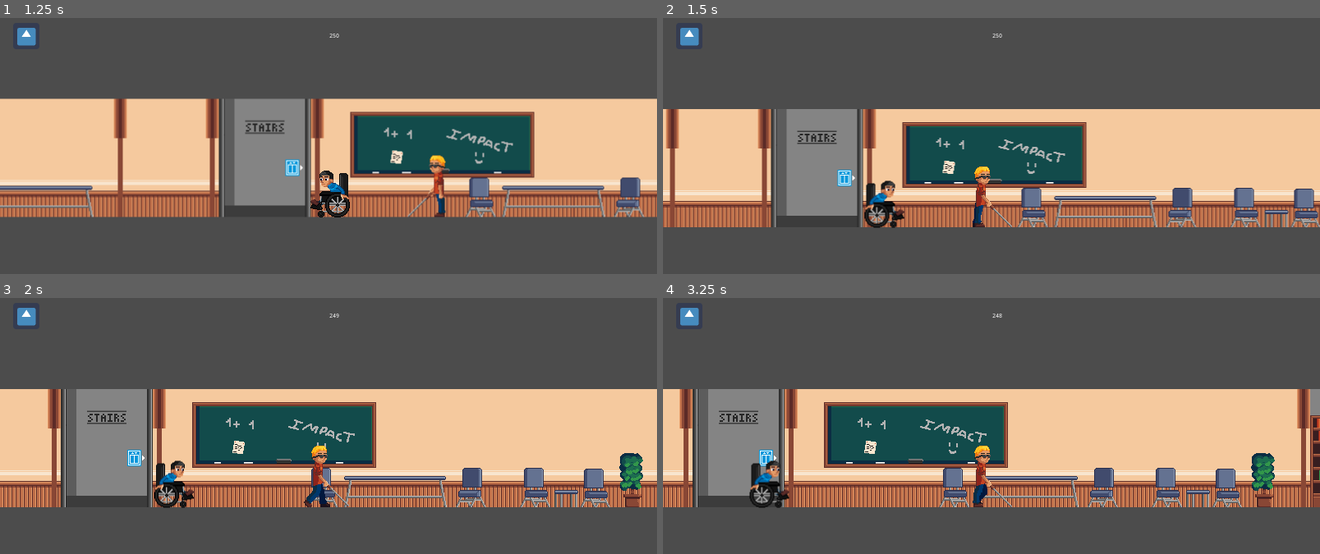
Above: before the commit, frames 1-4 (two rows, left to right).
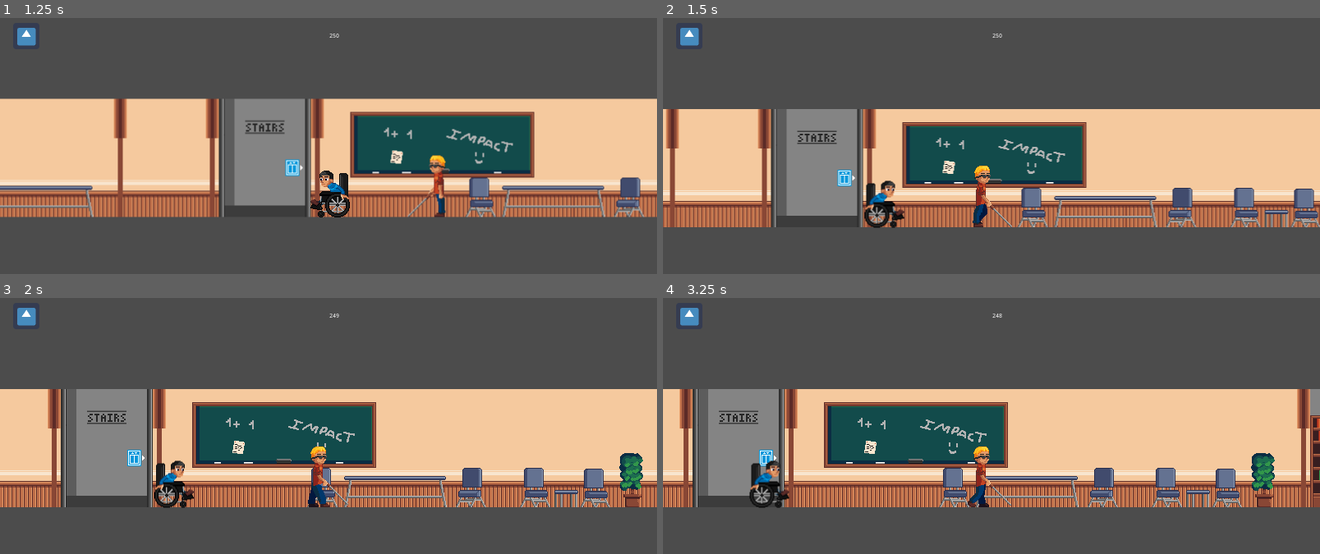
Above: after the commit, the same moments.

Repository: SuperZikoure/Impact_Jam
Game: Godot game, scene res://MainMenu.tscn
The game is run twice, just before and just after one commit, with the same random seed, the same clock (stepped at 60 frames per second) and the same inputs. The engine's default icon, where the game draws it, is replaced by a stand-in: a white triangle on a blue panel in a dark square.
Inputs:
- Up to frame 1 (1.25 s): click "Play" at 0.5 s
- Up to frame 2 (1.5 s): tap Enter at 1.25 s; hold Right (ui_right) from 1.28 s (still down); tap Tab (character_switch) at 1.35 s
- Up to frame 3 (2 s): keep holding Right (ui_right)
- Up to frame 4 (3.25 s): release Right (ui_right) at 2.03 s; hold Left (ui_left) 2.03-2.78 s; tap Tab (character_switch) at 2.1, 2.85 s; hold Right (ui_right) from 2.78 s (still down)

Frame 1 is identical in both runs. In frame 2, 0.2% of the frame differs, in the area x 47-50%, y 57-82%; in frame 3, 0.3%, in the area x 46-54%, y 57-82%; in frame 4, 0.3%.

Commit message:
All maps and objets added to the assets, corrected animation speeds

Diff:
--- a/Impact Jam/BlindDude.tscn
+++ b/Impact Jam/BlindDude.tscn
@@ -2,74 +2,74 @@
 
 [ext_resource path="res://Player.gd" type="Script" id=1]
 [ext_resource path="res://BlindDudeScript.gd" type="Script" id=2]
-[ext_resource path="res://assets/perso2_idle_right/perso2_idle_right0.png" type="Texture" id=3]
-[ext_resource path="res://assets/perso2_anim_right/perso2_anim_right0.png" type="Texture" id=4]
-[ext_resource path="res://assets/perso2_anim_right/perso2_anim_right1.png" type="Texture" id=5]
-[ext_resource path="res://assets/perso2_anim_right/perso2_anim_right2.png" type="Texture" id=6]
-[ext_resource path="res://assets/perso2_anim_right/perso2_anim_right3.png" type="Texture" id=7]
-[ext_resource path="res://assets/perso2_anim_right/perso2_anim_right4.png" type="Texture" id=8]
-[ext_resource path="res://assets/perso2_anim_right/perso2_anim_right5.png" type="Texture" id=9]
-[ext_resource path="res://assets/perso2_anim_right/perso2_anim_right6.png" type="Texture" id=10]
-[ext_resource path="res://assets/perso2_anim_right/perso2_anim_right7.png" type="Texture" id=11]
+[ext_resource path="res://assets/perso2_move_right/perso2_move_right0.png" type="Texture" id=3]
+[ext_resource path="res://assets/perso2_move_right/perso2_move_right1.png" type="Texture" id=4]
+[ext_resource path="res://assets/perso2_move_right/perso2_move_right2.png" type="Texture" id=5]
+[ext_resource path="res://assets/perso2_move_right/perso2_move_right3.png" type="Texture" id=6]
+[ext_resource path="res://assets/perso2_move_right/perso2_move_right4.png" type="Texture" id=7]
+[ext_resource path="res://assets/perso2_move_right/perso2_move_right5.png" type="Texture" id=8]
+[ext_resource path="res://assets/perso2_move_right/perso2_move_right6.png" type="Texture" id=9]
+[ext_resource path="res://assets/perso2_move_right/perso2_move_right7.png" type="Texture" id=10]
+[ext_resource path="res://assets/perso2_move_right/perso2_move_right8.png" type="Texture" id=11]
 [ext_resource path="res://assets/perso2_idle_left/perso2_idle_left0.png" type="Texture" id=12]
-[ext_resource path="res://assets/perso2_move_left/perso2_move_left0.png" type="Texture" id=13]
-[ext_resource path="res://assets/perso2_move_left/perso2_move_left1.png" type="Texture" id=14]
-[ext_resource path="res://assets/perso2_move_left/perso2_move_left2.png" type="Texture" id=15]
-[ext_resource path="res://assets/perso2_move_left/perso2_move_left3.png" type="Texture" id=16]
-[ext_resource path="res://assets/perso2_move_left/perso2_move_left4.png" type="Texture" id=17]
-[ext_resource path="res://assets/perso2_move_left/perso2_move_left5.png" type="Texture" id=18]
-[ext_resource path="res://assets/perso2_move_left/perso2_move_left6.png" type="Texture" id=19]
-[ext_resource path="res://assets/perso2_move_left/perso2_move_left7.png" type="Texture" id=20]
-[ext_resource path="res://assets/perso2_move_left/perso2_move_left8.png" type="Texture" id=21]
-[ext_resource path="res://assets/perso2_move_right/perso2_move_right0.png" type="Texture" id=22]
-[ext_resource path="res://assets/perso2_move_right/perso2_move_right1.png" type="Texture" id=23]
-[ext_resource path="res://assets/perso2_move_right/perso2_move_right2.png" type="Texture" id=24]
-[ext_resource path="res://assets/perso2_move_right/perso2_move_right3.png" type="Texture" id=25]
-[ext_resource path="res://assets/perso2_move_right/perso2_move_right4.png" type="Texture" id=26]
-[ext_resource path="res://assets/perso2_move_right/perso2_move_right5.png" type="Texture" id=27]
-[ext_resource path="res://assets/perso2_move_right/perso2_move_right6.png" type="Texture" id=28]
-[ext_resource path="res://assets/perso2_move_right/perso2_move_right7.png" type="Texture" id=29]
-[ext_resource path="res://assets/perso2_move_right/perso2_move_right8.png" type="Texture" id=30]
-[ext_resource path="res://assets/perso2_anim_left/perso2_anim_left0.png" type="Texture" id=31]
-[ext_resource path="res://assets/perso2_anim_left/perso2_anim_left1.png" type="Texture" id=32]
-[ext_resource path="res://assets/perso2_anim_left/perso2_anim_left2.png" type="Texture" id=33]
-[ext_resource path="res://assets/perso2_anim_left/perso2_anim_left3.png" type="Texture" id=34]
-[ext_resource path="res://assets/perso2_anim_left/perso2_anim_left4.png" type="Texture" id=35]
-[ext_resource path="res://assets/perso2_anim_left/perso2_anim_left5.png" type="Texture" id=36]
-[ext_resource path="res://assets/perso2_anim_left/perso2_anim_left6.png" type="Texture" id=37]
-[ext_resource path="res://assets/perso2_anim_left/perso2_anim_left7.png" type="Texture" id=38]
+[ext_resource path="res://assets/perso2_anim_left/perso2_anim_left0.png" type="Texture" id=13]
+[ext_resource path="res://assets/perso2_anim_left/perso2_anim_left1.png" type="Texture" id=14]
+[ext_resource path="res://assets/perso2_anim_left/perso2_anim_left2.png" type="Texture" id=15]
+[ext_resource path="res://assets/perso2_anim_left/perso2_anim_left3.png" type="Texture" id=16]
+[ext_resource path="res://assets/perso2_anim_left/perso2_anim_left4.png" type="Texture" id=17]
+[ext_resource path="res://assets/perso2_anim_left/perso2_anim_left5.png" type="Texture" id=18]
+[ext_resource path="res://assets/perso2_anim_left/perso2_anim_left6.png" type="Texture" id=19]
+[ext_resource path="res://assets/perso2_anim_left/perso2_anim_left7.png" type="Texture" id=20]
+[ext_resource path="res://assets/perso2_idle_right/perso2_idle_right0.png" type="Texture" id=21]
+[ext_resource path="res://assets/perso2_anim_right/perso2_anim_right0.png" type="Texture" id=22]
+[ext_resource path="res://assets/perso2_anim_right/perso2_anim_right1.png" type="Texture" id=23]
+[ext_resource path="res://assets/perso2_anim_right/perso2_anim_right2.png" type="Texture" id=24]
+[ext_resource path="res://assets/perso2_anim_right/perso2_anim_right3.png" type="Texture" id=25]
+[ext_resource path="res://assets/perso2_anim_right/perso2_anim_right4.png" type="Texture" id=26]
+[ext_resource path="res://assets/perso2_anim_right/perso2_anim_right5.png" type="Texture" id=27]
+[ext_resource path="res://assets/perso2_anim_right/perso2_anim_right6.png" type="Texture" id=28]
+[ext_resource path="res://assets/perso2_anim_right/perso2_anim_right7.png" type="Texture" id=29]
+[ext_resource path="res://assets/perso2_move_left/perso2_move_left0.png" type="Texture" id=30]
+[ext_resource path="res://assets/perso2_move_left/perso2_move_left1.png" type="Texture" id=31]
+[ext_resource path="res://assets/perso2_move_left/perso2_move_left2.png" type="Texture" id=32]
+[ext_resource path="res://assets/perso2_move_left/perso2_move_left3.png" type="Texture" id=33]
+[ext_resource path="res://assets/perso2_move_left/perso2_move_left4.png" type="Texture" id=34]
+[ext_resource path="res://assets/perso2_move_left/perso2_move_left5.png" type="Texture" id=35]
+[ext_resource path="res://assets/perso2_move_left/perso2_move_left6.png" type="Texture" id=36]
+[ext_resource path="res://assets/perso2_move_left/perso2_move_left7.png" type="Texture" id=37]
+[ext_resource path="res://assets/perso2_move_left/perso2_move_left8.png" type="Texture" id=38]
 
 [sub_resource type="SpriteFrames" id=1]
 animations = [ {
-"frames": [ ExtResource( 3 ) ],
+"frames": [ ExtResource( 3 ), ExtResource( 4 ), ExtResource( 5 ), ExtResource( 6 ), ExtResource( 7 ), ExtResource( 8 ), ExtResource( 9 ), ExtResource( 10 ), ExtResource( 11 ) ],
 "loop": true,
-"name": "idle_right",
-"speed": 5.0
-}, {
-"frames": [ ExtResource( 4 ), ExtResource( 5 ), ExtResource( 6 ), ExtResource( 7 ), ExtResource( 8 ), ExtResource( 9 ), ExtResource( 10 ), ExtResource( 11 ) ],
-"loop": true,
-"name": "anim_right",
-"speed": 5.0
+"name": "move_right",
+"speed": 12.0
 }, {
 "frames": [ ExtResource( 12 ) ],
 "loop": true,
 "name": "idle_left",
 "speed": 5.0
 }, {
-"frames": [ ExtResource( 13 ), ExtResource( 14 ), ExtResource( 15 ), ExtResource( 16 ), ExtResource( 17 ), ExtResource( 18 ), ExtResource( 19 ), ExtResource( 20 ), ExtResource( 21 ) ],
-"loop": true,
-"name": "move_left",
-"speed": 5.0
-}, {
-"frames": [ ExtResource( 22 ), ExtResource( 23 ), ExtResource( 24 ), ExtResource( 25 ), ExtResource( 26 ), ExtResource( 27 ), ExtResource( 28 ), ExtResource( 29 ), ExtResource( 30 ) ],
-"loop": true,
-"name": "move_right",
-"speed": 5.0
-}, {
-"frames": [ ExtResource( 31 ), ExtResource( 32 ), ExtResource( 33 ), ExtResource( 34 ), ExtResource( 35 ), ExtResource( 36 ), ExtResource( 37 ), ExtResource( 38 ) ],
+"frames": [ ExtResource( 13 ), ExtResource( 14 ), ExtResource( 15 ), ExtResource( 16 ), ExtResource( 17 ), ExtResource( 18 ), ExtResource( 19 ), ExtResource( 20 ) ],
 "loop": true,
 "name": "anim_left",
 "speed": 5.0
+}, {
+"frames": [ ExtResource( 21 ) ],
+"loop": true,
+"name": "idle_right",
+"speed": 5.0
+}, {
+"frames": [ ExtResource( 22 ), ExtResource( 23 ), ExtResource( 24 ), ExtResource( 25 ), ExtResource( 26 ), ExtResource( 27 ), ExtResource( 28 ), ExtResource( 29 ) ],
+"loop": true,
+"name": "anim_right",
+"speed": 5.0
+}, {
+"frames": [ ExtResource( 30 ), ExtResource( 31 ), ExtResource( 32 ), ExtResource( 33 ), ExtResource( 34 ), ExtResource( 35 ), ExtResource( 36 ), ExtResource( 37 ), ExtResource( 38 ) ],
+"loop": true,
+"name": "move_left",
+"speed": 12.0
 } ]
 
 [sub_resource type="RectangleShape2D" id=2]
Binary file added: Impact Jam/assets/interact/broken glasse/break glass0.png
Not shown, added: Impact Jam/assets/interact/broken glasse/break glass0.png.import
Binary file added: Impact Jam/assets/interact/broken glasse/break glass1.png
Not shown, added: Impact Jam/assets/interact/broken glasse/break glass1.png.import
Binary file added: Impact Jam/assets/interact/broken glasse/broken_glass0.png
Not shown, added: Impact Jam/assets/interact/broken glasse/broken_glass0.png.import
Binary file added: Impact Jam/assets/interact/codes/book0.png
Not shown, added: Impact Jam/assets/interact/codes/book0.png.import
Binary file added: Impact Jam/assets/interact/codes/book1.png
Not shown, added: Impact Jam/assets/interact/codes/book1.png.import
Binary file added: Impact Jam/assets/interact/disjoncteur/disjoncteur0.png
Not shown, added: Impact Jam/assets/interact/disjoncteur/disjoncteur0.png.import
(and 8 more such lines)
